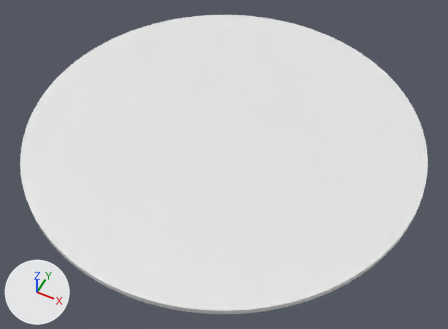
The glTF model Arena.glb, before and after one commit.
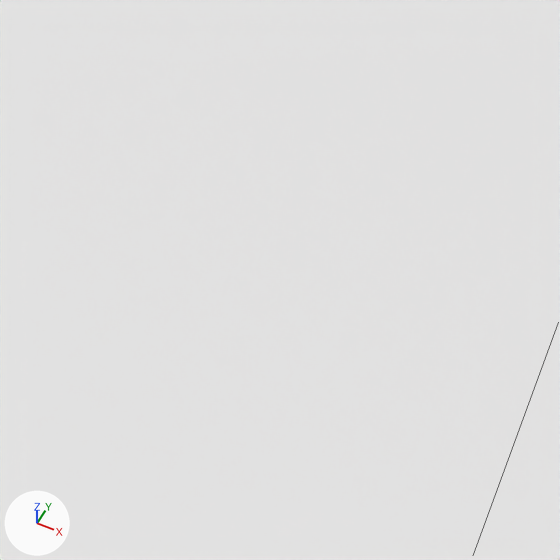
Each version is shown whole from a 50 mm camera at (17.12, -34.23, 38.68) aimed at (1.11, -2.22, -1.33), then close up on the part from 30% to 47% of the width and 45% to 68% of the height. The lights are fixed; the arrows at lower left show +X, +Y and +Z. The close-ups show mesh edges as thin lines. Vertices at the same position are counted once.

The older version as bpy lines, for what is in view:
```python
me_cylinder = bpy.data.meshes.new('Cylinder')
me_cylinder.from_pydata(...)  # a 500-sided cylinder along z spanning x -1.0..1.0, y -1.0..1.0, z -1.0..1.0
ob_stage = bpy.data.objects.new('stage', me_cylinder)
ob_stage.location = (0.0, 0.0, 0.0)
ob_stage.rotation_euler = (0.0, 0.0, 3.142)  # degrees (0, 0, 180)
ob_stage.scale = (-17.3, -17.3, -0.247)
```
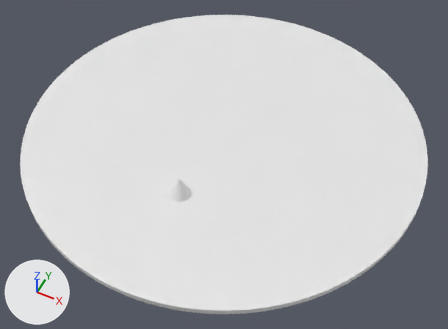
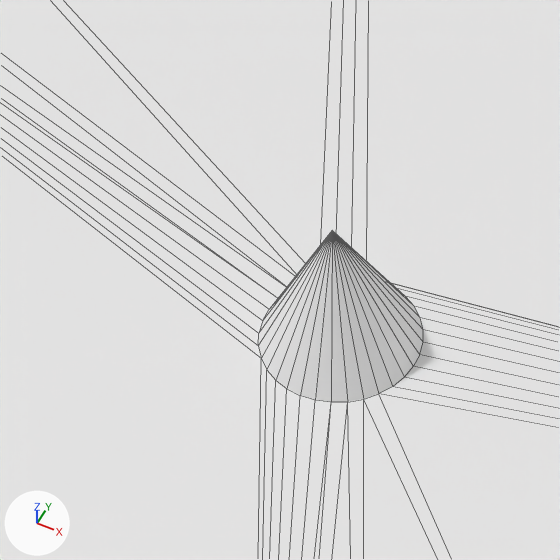
The change, as JSON lines over the scene's bpy script:
```json
{"block": "me_cylinder", "where": "# used by ob_stage; location = (0.0, 0.0, 0.0); rotation_euler = (0.0, 0.0, 3.142), in degrees (0, 0, 180); scale = (-17.3, -17.3, -0.247)"}
{"op": "remove", "block": "me_cylinder", "code": "me_cylinder.from_pydata(...)  # 1000 vertices, 1996 faces; spans x -1.0..1.0, y -1.0..1.0, z -1.0..1.0"}
{"op": "add", "block": "me_cylinder", "code": "me_cylinder.from_pydata(...)  # 1033 vertices, 2062 faces; spans x -1.0..1.0, y -1.0..1.0, z -8.19..1.0"}
{"block": "me_cylinder", "change": "me_cylinder part 1: 33 vertices added at x -0.05..0.05, y -0.5..-0.4, z -8.19..-1.0"}
```

Where the change shows, as pixel boxes (x1, y1, x2, y2) in the close-ups (560 x 560 px):
```json
{"part": 1, "of": "me_cylinder", "change": "added", "after": [0, 0, 560, 560]}
```
